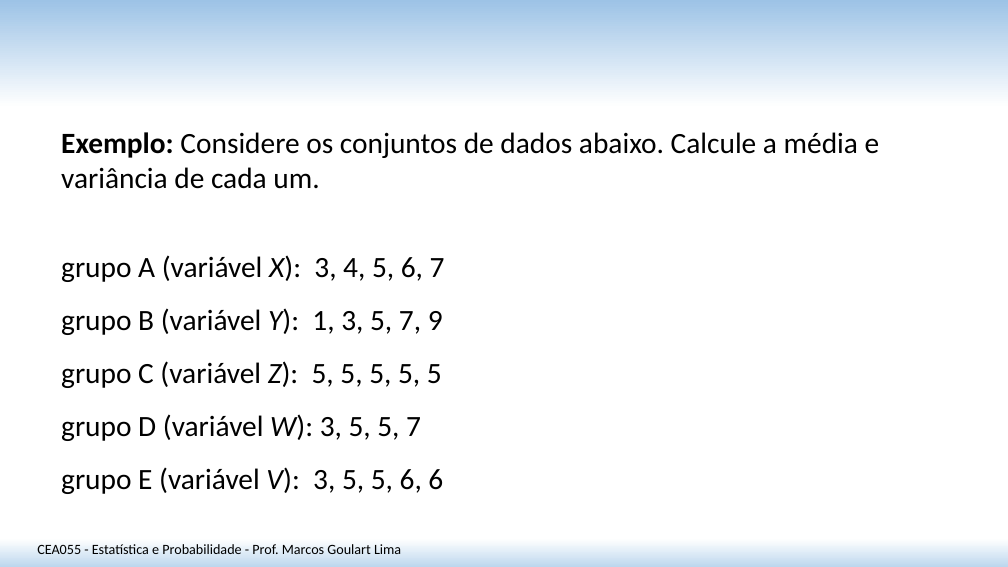
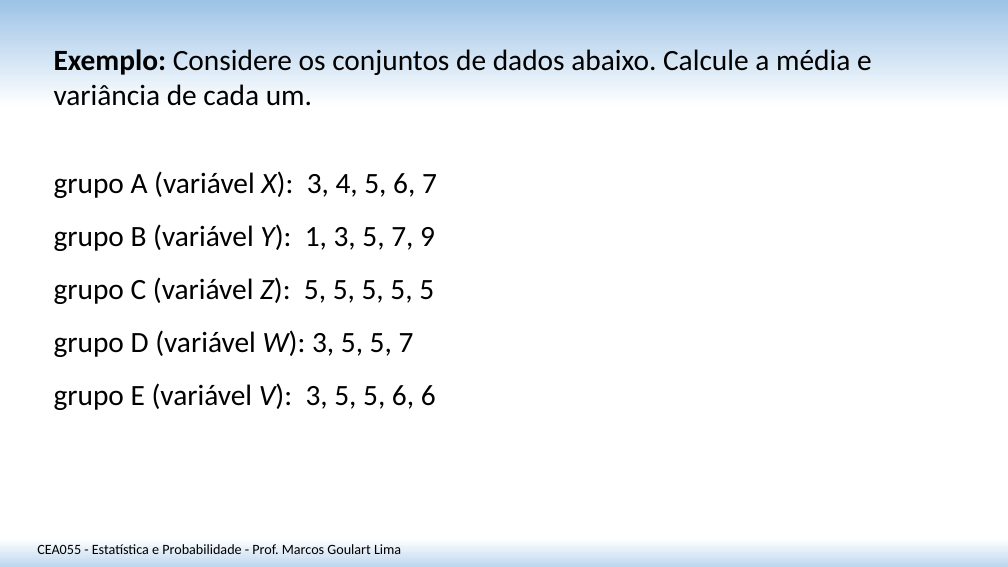
Before and after one commit to matmarcos/minhas-aulas, a slide deck: slide 4 of content/2026-2/cea055-estatistica-probabilidade/02-estatistica-descritiva-ii/Aula_02_Estatistica_Descritiva_II.pptx. Drawn at 1008x567 pixels with LibreOffice and Linux fonts; fonts in the diff are those of the drawing. Boxes give left, top, right and bottom in pixels: in the first picture for what was removed or moved away, otherwise in the second. Text is boxed around its words. In the diff, an @@ line names an element or a change of style, - is before the commit and + after.

```diff
--- a/content/2026-2/cea055-estatistica-probabilidade/02-estatistica-descritiva-ii/Aula_02_Estatistica_Descritiva_II.pptx
+++ b/content/2026-2/cea055-estatistica-probabilidade/02-estatistica-descritiva-ii/Aula_02_Estatistica_Descritiva_II.pptx
@@ text "Exemplo: Considere os conjuntos de ...": place and size @@
-text "Exemplo: Considere os conjuntos de ..." at [61, 132, 880, 494]
+text "Exemplo: Considere os conjuntos de ..." at [54, 49, 872, 410]
```
Also in this commit, not shown: 3 other slides changed, 1 slide removed, 6 other files.
